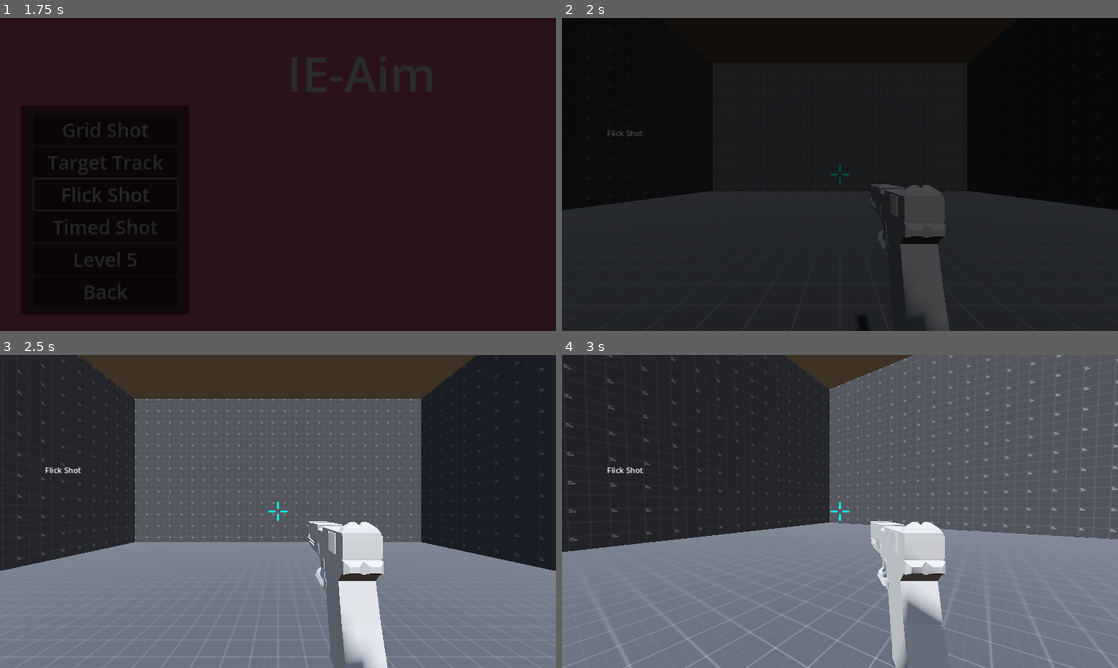
Above: before the commit, frames 1-4 (two rows, left to right).
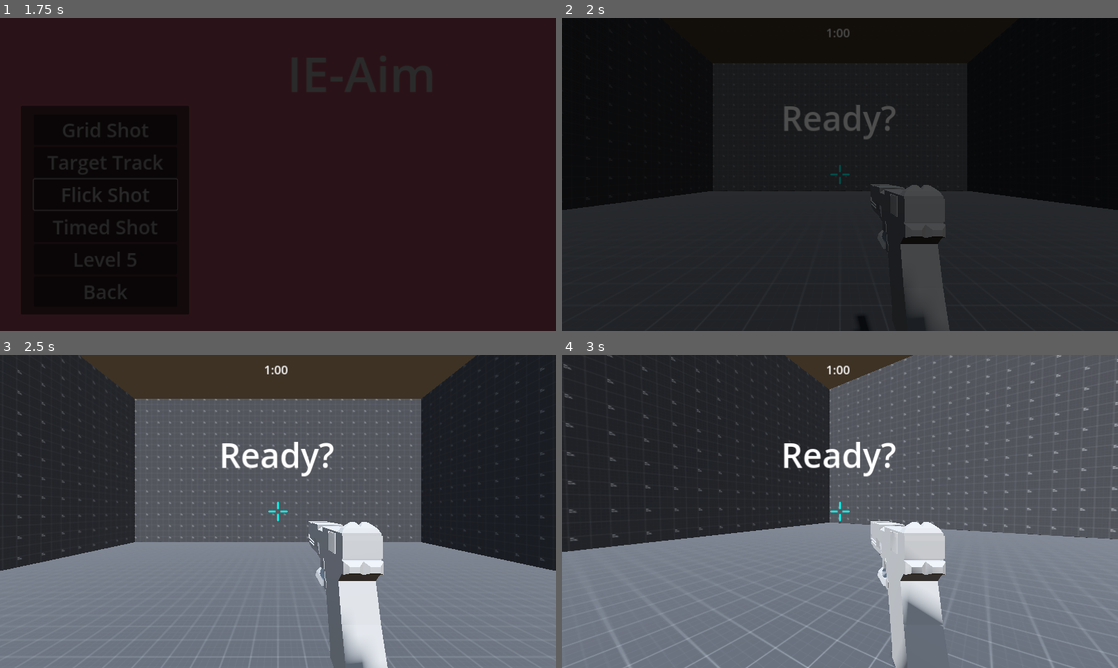
Above: after the commit, the same moments.

Repository: PureAsbestos/ie-aim
Game: Godot game, scene res://scenes/main.tscn
The game is run twice, just before and just after one commit, with the same random seed, the same clock (stepped at 60 frames per second) and the same inputs.
Inputs (mouse positions are in pixels of both pictures, inside the frame that each line leads up to):
- Up to frame 1 (1.75 s): click "Level Select" at 0.5 s; click "Flick Shot" at 1.25 s
- Up to frame 2 (2 s): no input
- Up to frame 3 (2.5 s): tap Enter (ui_accept) at 2, 2.27 s; move the mouse to (305, 511) at 2.02 s; hold W (Forward) from 2.03 s (still down); click (305, 511) at 2.1 s
- Up to frame 4 (3 s): keep holding W (Forward); move the mouse to (812, 511) at 2.77 s; click (812, 511) at 2.85 s

Frame 1 is identical in both runs. In frame 2, 0.7% of the frame differs, in the area x 8-60%, y 3-39%; in frame 3, 0.9%; in frame 4, 0.9%.

Commit message:
add flickshot and target

Diff:
--- /dev/null
+++ b/scenes/flicktarget.tscn
@@ -0,0 +1,24 @@
+[gd_scene load_steps=5 format=3 uid="uid://ciigb7tekx5lp"]
+
+[ext_resource type="Script" path="res://scripts/flicktarget.gd" id="1_rdd12"]
+
+[sub_resource type="SphereShape3D" id="SphereShape3D_2d51a"]
+
+[sub_resource type="SphereMesh" id="SphereMesh_xqbho"]
+radius = 0.2
+height = 0.4
+
+[sub_resource type="StandardMaterial3D" id="StandardMaterial3D_25og8"]
+albedo_color = Color(0.894118, 0.686275, 0.717647, 1)
+
+[node name="flicktarget" type="Sprite3D"]
+script = ExtResource("1_rdd12")
+
+[node name="Area3D" type="Area3D" parent="."]
+
+[node name="CollisionShape3D" type="CollisionShape3D" parent="Area3D"]
+shape = SubResource("SphereShape3D_2d51a")
+
+[node name="CSGMesh3D" type="CSGMesh3D" parent="Area3D/CollisionShape3D"]
+mesh = SubResource("SphereMesh_xqbho")
+material = SubResource("StandardMaterial3D_25og8")
--- a/scenes/levels/flickShot.tscn
+++ b/scenes/levels/flickShot.tscn
@@ -1,8 +1,9 @@
-[gd_scene load_steps=7 format=3 uid="uid://cr26gqn8loott"]
+[gd_scene load_steps=8 format=3 uid="uid://cr26gqn8loott"]
 
 [ext_resource type="Script" path="res://scripts/levelScripts/flickShot.gd" id="1_g3xia"]
 [ext_resource type="PackedScene" uid="uid://cvdtmp4tqkjvv" path="res://scenes/levels/room.tscn" id="2_pakp7"]
 [ext_resource type="PackedScene" uid="uid://cy73ttcdq5esr" path="res://scenes/Character.tscn" id="3_1q408"]
+[ext_resource type="PackedScene" uid="uid://b8o858su4nroo" path="res://scenes/levels/timer.tscn" id="4_jpxmy"]
 
 [sub_resource type="ProceduralSkyMaterial" id="ProceduralSkyMaterial_jol7j"]
 sky_horizon_color = Color(0.64625, 0.65575, 0.67075, 1)
@@ -33,9 +34,8 @@
 [node name="player" parent="WorldEnvironment" instance=ExtResource("3_1q408")]
 transform = Transform3D(1, 0, 0, 0, 1, 0, 0, 0, 1, 12.5, 1, -5)
 
-[node name="Label" type="Label" parent="."]
-offset_left = 93.0
-offset_top = 227.0
-offset_right = 133.0
-offset_bottom = 250.0
-text = "Flick Shot"
+[node name="targetSpawnTimer" type="Timer" parent="."]
+
+[node name="timer" parent="." instance=ExtResource("4_jpxmy")]
+
+[connection signal="timeout" from="targetSpawnTimer" to="." method="_on_target_spawn_timer_timeout"]
--- /dev/null
+++ b/scripts/flicktarget.gd
@@ -0,0 +1,6 @@
+extends Sprite3D
+
+func got_hit():
+	GlobalSettings.counter -= 1
+	GlobalSettings.maxTargets = false
+	queue_free()
--- a/scripts/levelScripts/flickShot.gd
+++ b/scripts/levelScripts/flickShot.gd
@@ -1,6 +1,35 @@
 extends Node3D
 
 var levelNum = 3
+### copy this into all level code
+var target = preload("res://scenes/target.tscn")
+var flicktarget = preload("res://scenes/flicktarget.tscn")
 
-func ready():
-	pass
+@onready var animate  = $"../AnimationPlayer"
+
+const MIN_X : float = 4
+const MAX_X : float = 20
+const MIN_Y : float = 1
+const MAX_Y : float = 8
+const Z : float = -20
+
+func _ready():
+	await animate.animation_finished
+	$timer.timerReady()
+
+func randomize_position() -> Vector3:
+	randomize()
+	var x : float = randf_range(MIN_X, MAX_X)
+	var y : float = randf_range(MIN_Y, MAX_Y)
+	var random_coord : Vector3 = Vector3(x, y, Z)
+	return random_coord
+
+# only 5 targets on screen at a time, no more spawning after game time ends.
+func _on_target_spawn_timer_timeout():
+	if GlobalSettings.maxTargets == false && GlobalSettings.timeout == false:
+		var location = randomize_position()
+		var temp = GlobalSettings.instance_node(flicktarget, location, self)
+		temp.name = ("flicktarget" + str(GlobalSettings.counter))
+		GlobalSettings.counter += 1
+		if GlobalSettings.counter == 6:
+			GlobalSettings.maxTargets = true
--- a/scripts/levelScripts/timer.gd
+++ b/scripts/levelScripts/timer.gd
@@ -42,3 +42,7 @@
 
 func showResults():
 	pass
+
+
+func _on_target_spawn_timer_timeout():
+	pass # Replace with function body.
